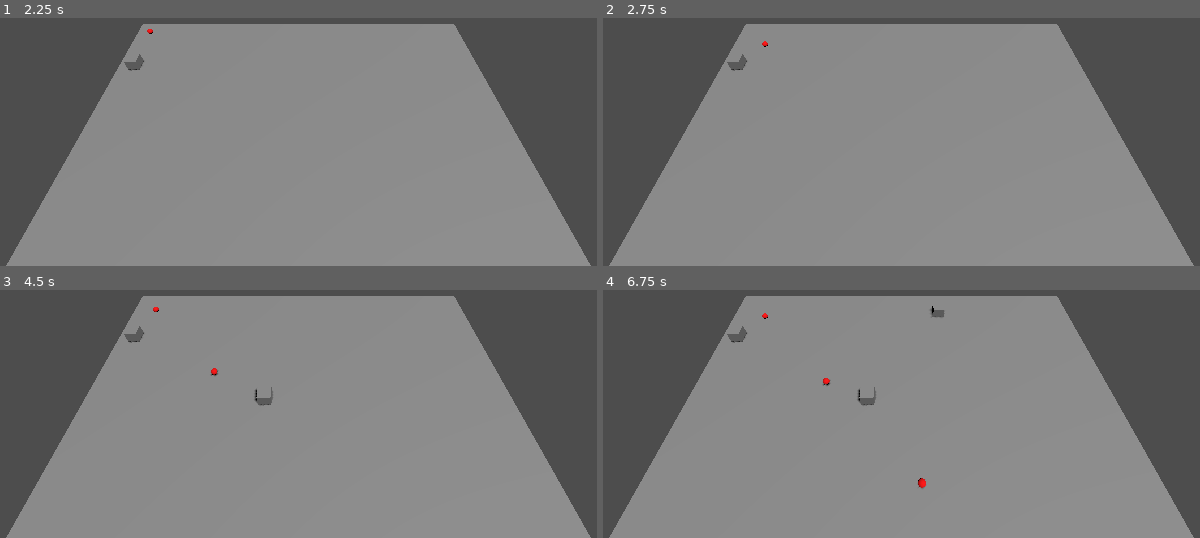
Above: before the commit, frames 1-4 (two rows, left to right).
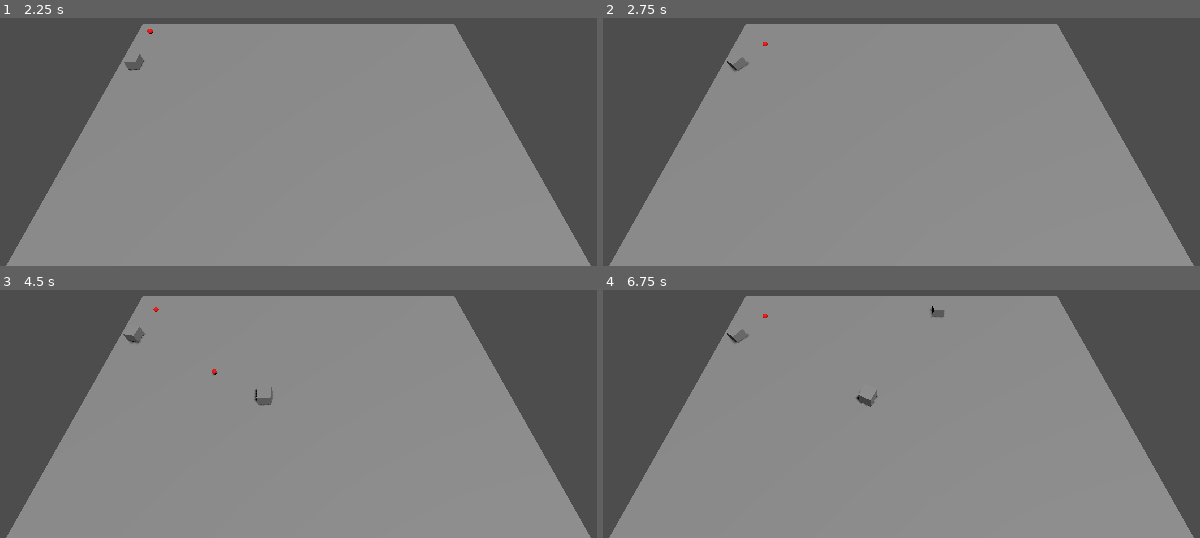
Above: after the commit, the same moments.

Repository: RodinSevar/towerdefence
Game: Godot game, scene res://scenes/Main.tscn
Two runs of this game, one before a commit and one after it. Both use one fixed random seed, a clock stepped at 60 frames per second and the inputs below.
Inputs (mouse positions are in pixels of both pictures, inside the frame that each line leads up to):
- Up to frame 1 (2.25 s): tap Enter (ui_accept) at 0.5, 0.6, 0.77, 1.07, 1.25, 1.35, 1.52, 1.82, 2, 2.1 s; move the mouse to (471, 18) at 0.52 s; click (471, 18) at 0.67 s; move the mouse to (137, 65) at 1.27 s; click (137, 65) at 1.42 s; move the mouse to (outside the picture) at 2.02 s; click (outside the picture) at 2.17 s
- Up to frame 2 (2.75 s): no input
- Up to frame 3 (4.5 s): move the mouse to (256, 404) at 2.77 s; tap Enter (ui_accept) at 2.85, 3.02, 3.32, 3.6, 3.77, 4.07, 4.35 s; click (256, 404) at 2.92 s; move the mouse to (537, 381) at 3.52 s; click (537, 381) at 3.67 s; move the mouse to (outside the picture) at 4.27 s; click (outside the picture) at 4.42 s
- Up to frame 4 (6.75 s): tap Enter (ui_accept) at 4.52, 4.82, 5.1, 5.85, 6.02, 6.32, 6.6 s; move the mouse to (943, 312) at 5.02 s; click (943, 312) at 5.17 s; move the mouse to (outside the picture) at 5.77 s; click (outside the picture) at 5.92 s; move the mouse to (1074, 290) at 6.52 s; click (1074, 290) at 6.67 s

Frame 1 is identical in both runs. In frame 2, less than 0.1% of the frame differs, in the area x 20-28%, y 9-22%; in frame 3, less than 0.1%; in frame 4, 0.2%, in the area x 20-55%, y 9-80%.

Commit message:
Added shooting and gold

Diff:
--- a/scripts/Enemy.gd
+++ b/scripts/Enemy.gd
@@ -3,6 +3,9 @@
 var speed = 10.0
 var current_path = []
 var target_position: Vector3
+var max_health = 100.0
+var current_health = 100.0
+var gold_reward = 5
 
 func _ready():
 	# Simple visual for the enemy (Red Sphere)
@@ -17,6 +20,23 @@
 	mesh_inst.material_override = material
 
 	add_child(mesh_inst)
+
+func take_damage(amount: float):
+	current_health -= amount
+	# Visual feedback: Flash white or shrink
+	scale *= 0.9
+
+	if current_health <= 0:
+		die()
+
+func die():
+	# Reward the player
+	# Assuming the parent is the GameMap/GameWorld node that has the add_gold function
+	var game_map = get_parent()
+	if game_map.has_method("add_gold"):
+		game_map.add_gold(gold_reward)
+
+	queue_free() # Remove from game
 
 func set_path(path_points: Array):
 	# Path points are already in World Coordinates
--- a/scripts/GameMap.gd
+++ b/scripts/GameMap.gd
@@ -8,12 +8,17 @@
 const GRID_SIZE = 32
 const CELL_SIZE = 2.0 # In 3D world units
 
+# Game Economy
+var gold = 100
+const TOWER_COST = 15
+
 # Visual settings
 @export var ground_mesh: MeshInstance3D
 @export var cursor_mesh: MeshInstance3D
 
 var astar = AStarGrid2D.new()
 var enemies = [] # Track active enemies
+var occupied_cells = {} # Dictionary to track built towers { Vector2i: Node3D }
 
 func _ready():
 	setup_visuals()
@@ -93,10 +98,21 @@
 	astar.update() # Build the initial grid
 
 	print("Map initialized with size: ", GRID_SIZE, "x", GRID_SIZE)
+	print("Starting Gold: ", gold)
 
 # Call this when the player builds a tower
 func build_tower(grid_pos: Vector2i) -> bool:
 	if not is_valid_pos(grid_pos):
+		return false
+
+	# Check affordability
+	if gold < TOWER_COST:
+		print("Not enough gold! Cost: ", TOWER_COST, " Have: ", gold)
+		return false
+
+	# Fix: Check if we already built here
+	if occupied_cells.has(grid_pos):
+		print("Cell already occupied!")
 		return false
 
 	# Check if any enemy is currently standing on this tile
@@ -125,7 +141,15 @@
 	# Update all enemies with new path
 	update_enemy_paths()
 
+	# Pay for the tower
+	gold -= TOWER_COST
+	print("Tower built! Gold remaining: ", gold)
+
 	return true
+
+func add_gold(amount: int):
+	gold += amount
+	print("Gold added: ", amount, ". Total: ", gold)
 
 func update_enemy_paths():
 	for enemy in enemies:
@@ -192,13 +216,28 @@
 		cursor_mesh.visible = false
 
 func place_tower_visual(grid_pos: Vector2i):
+	# Create the Tower Logic Node
+	var tower_script = load("res://scripts/Tower.gd")
+	var tower_node = Node3D.new()
+	tower_node.set_script(tower_script)
+	add_child(tower_node)
+
+	# Track it!
+	occupied_cells[grid_pos] = tower_node
+
+	# Position the tower
+	tower_node.position = Vector3(
+		grid_pos.x * CELL_SIZE + CELL_SIZE/2,
+		0.0,
+		grid_pos.y * CELL_SIZE + CELL_SIZE/2
+	)
+
+	# Create the Visuals (Box) as a child of the Tower Node
 	var box = BoxMesh.new()
 	box.size = Vector3(CELL_SIZE, 2.0, CELL_SIZE)
 	var mesh_inst = MeshInstance3D.new()
 	mesh_inst.mesh = box
-	add_child(mesh_inst)
-	mesh_inst.position = Vector3(
-		grid_pos.x * CELL_SIZE + CELL_SIZE/2,
-		1.0,
-		grid_pos.y * CELL_SIZE + CELL_SIZE/2
-	)
+	# Lift the visual up so it sits on the ground (Height 2.0 / 2 = 1.0)
+	mesh_inst.position.y = 1.0
+
+	tower_node.add_child(mesh_inst)
--- /dev/null
+++ b/scripts/Tower.gd
@@ -0,0 +1,57 @@
+extends Node3D
+
+var attack_range = 8.0
+var damage = 25.0
+var fire_rate = 0.5 # Seconds between shots
+var time_since_last_shot = 0.0
+
+# References
+var target_enemy = null
+
+func _process(delta):
+	time_since_last_shot += delta
+
+	# 1. If we have a target, check if it is still valid
+	if target_enemy:
+		if not is_instance_valid(target_enemy) or position.distance_to(target_enemy.position) > attack_range:
+			target_enemy = null
+
+	# 2. If no target, find a new one
+	if not target_enemy:
+		find_target()
+
+	# 3. If we have a target, aim and shoot
+	if target_enemy:
+		# Aim (Optional visual)
+		look_at(target_enemy.position, Vector3.UP)
+
+		# Shoot
+		if time_since_last_shot >= fire_rate:
+			shoot()
+			time_since_last_shot = 0.0
+
+func find_target():
+	# Access the main game map to get the list of enemies
+	# We assume the parent of the tower is the GameWorld (Node3D), which has the 'enemies' array.
+	# Note: In a larger project, use Groups or a Manager.
+	var game_map = get_parent()
+	if not "enemies" in game_map:
+		return
+
+	var best_target = null
+	var closest_dist = attack_range
+
+	for enemy in game_map.enemies:
+		if is_instance_valid(enemy):
+			var dist = position.distance_to(enemy.position)
+			if dist < closest_dist:
+				closest_dist = dist
+				best_target = enemy
+
+	target_enemy = best_target
+
+func shoot():
+	if target_enemy.has_method("take_damage"):
+		target_enemy.take_damage(damage)
+		# Add a simple visual beam or effect here later
+		print("Pew! Hit enemy for ", damage)
Not shown, added: scripts/Tower.gd.uid
